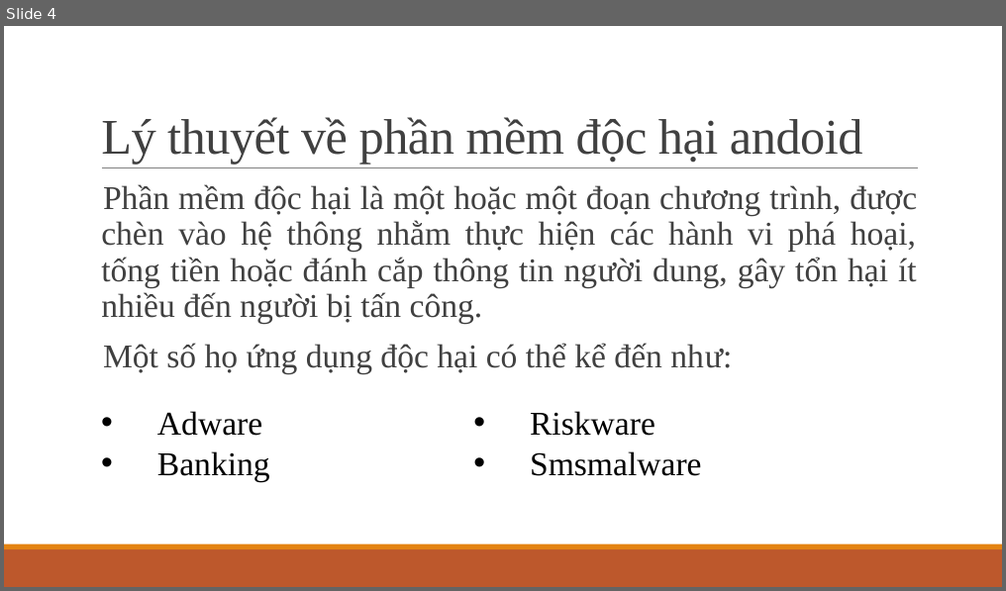
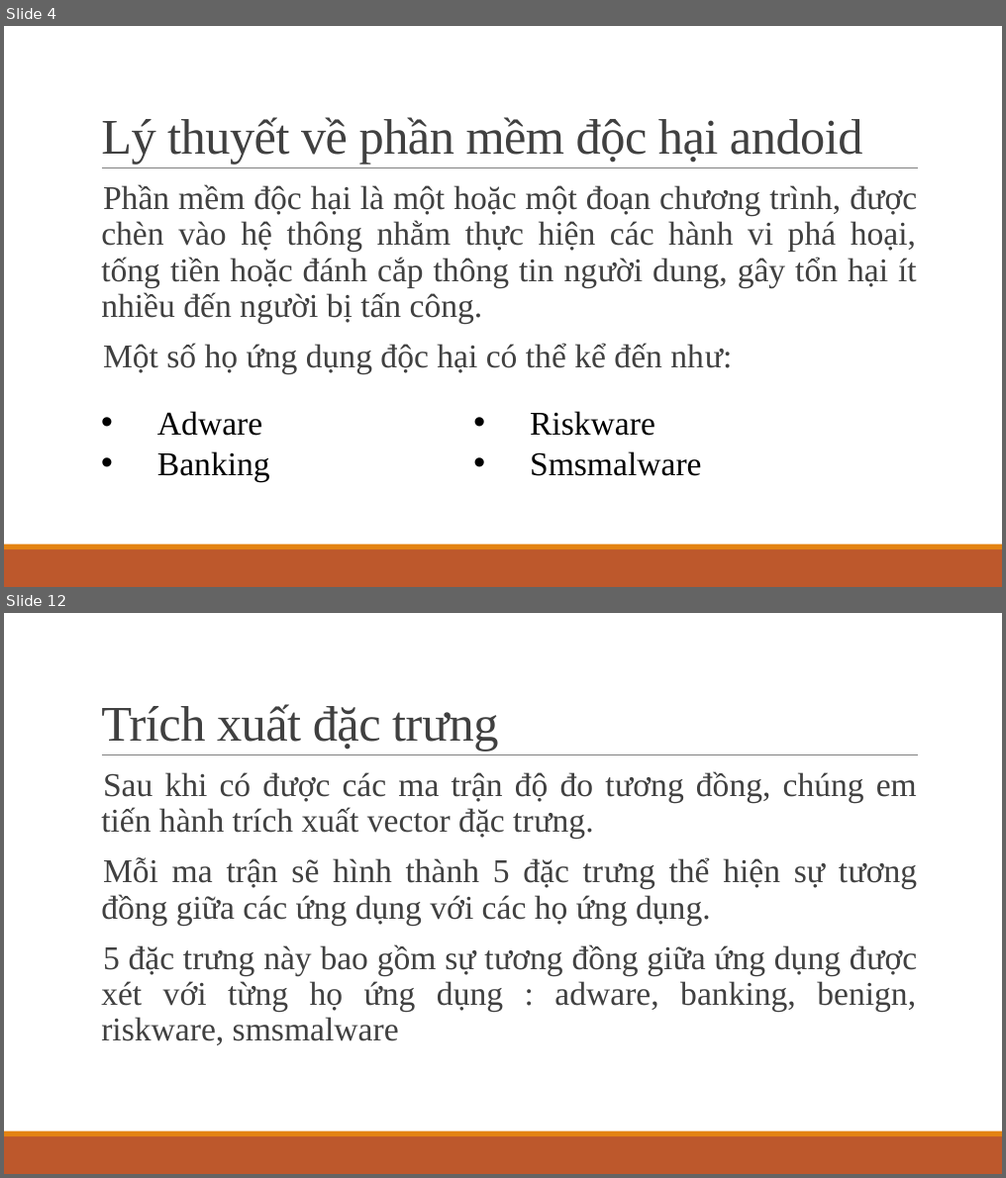
Before and after one commit to KMA-CT3-TTCS/document, a slide deck: Thái-Thị-Thanh-Vân_Nhóm1_v1.0.pptx. Shown one above the other, each under a label of ours: slide 4 before the commit, slides 4 and 12 after it; the slides between them are not shown. The pictures are 1006x591 and 1006x1178 pixels, drawn with LibreOffice and Linux fonts; fonts in the diff are those of the drawing. Boxes give left, top, right and bottom in pixels: in the first picture for what was removed or moved away, otherwise in the second. Text is boxed around its words. In the diff, an @@ line names an element or a change of style, - is before the commit and + after.

```diff
--- a/Thái-Thị-Thanh-Vân_Nhóm1_v1.0.pptx
+++ b/Thái-Thị-Thanh-Vân_Nhóm1_v1.0.pptx
@@ slide 12 added at bbox=[4, 613, 1002, 1174], background #FFFFFF; not listed: 3 template elements that a slide beside it also shows @@
@@ title added at bbox=[101, 704, 498, 752], 48 pt, text #404040 @@
+Trích xuất đặc trưng
@@ text added at bbox=[101, 771, 917, 1046], 32 pt, text #404040 @@
+  Sau khi có được các ma trận độ đo tương đồng, chúng em tiến hành trích xuất vector đặc trưng.
+  Mỗi ma trận sẽ hình thành 5 đặc trưng thể hiện sự tương đồng giữa các ứng dụng với các họ ứng dụng.
+  5 đặc trưng này bao gồm sự tương đồng giữa ứng dụng được xét với từng họ ứng dụng : adware, banking, benign, riskware, smsmalware
```
Also in this commit, not shown: 1 slide changed, 15 other slides added, 6 slides removed, 1 other file.
